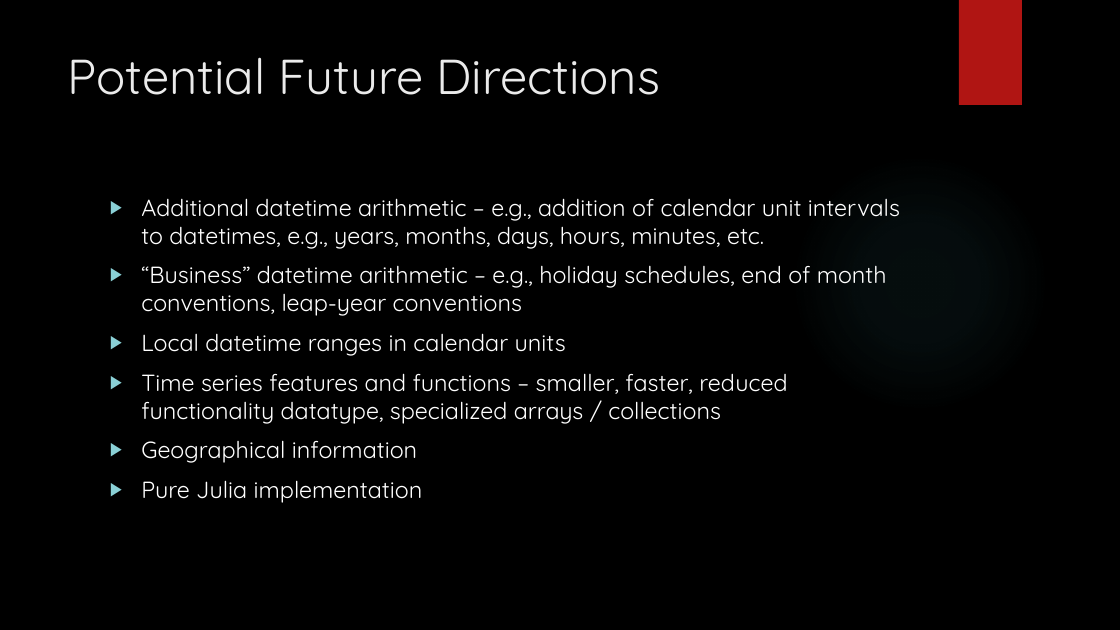
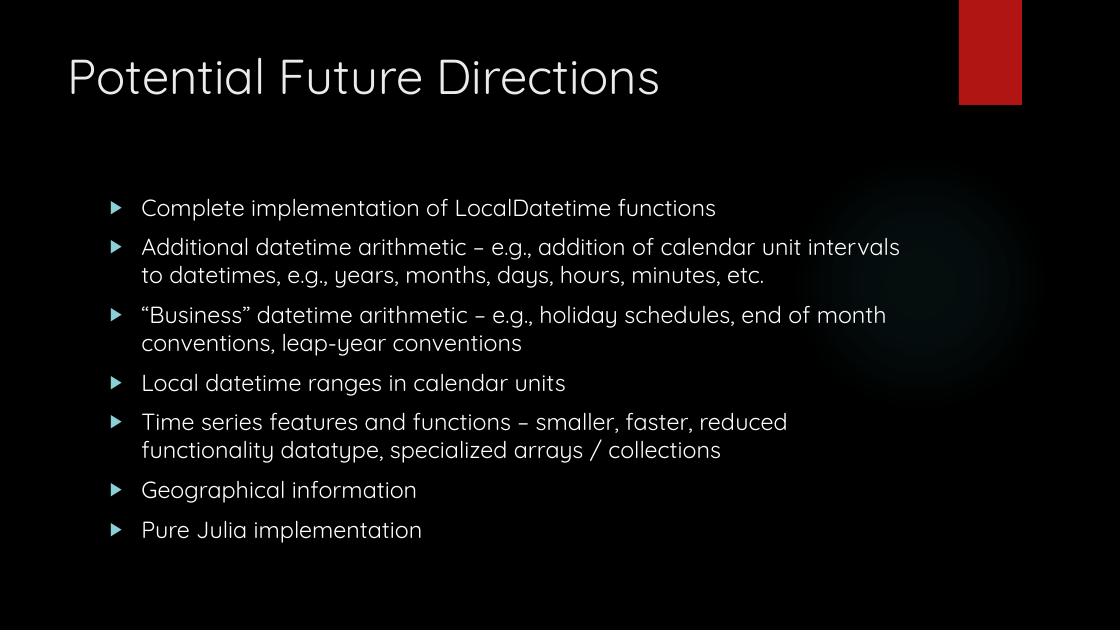
Before and after one commit to JayDweck/Ultimate-Datetime, a slide deck: slide 10 of Documents/JuliaCon 2019 Presentation.pptx (slide 9 before the commit). Drawn at 1120x630 pixels with LibreOffice and Linux fonts; fonts in the diff are those of the drawing; background and template pictures are left out. Boxes give left, top, right and bottom in pixels: in the first picture for what was removed or moved away, otherwise in the second. Text is boxed around its words. In the diff, an @@ line names an element or a change of style, - is before the commit and + after.

```diff
--- a/Documents/JuliaCon 2019 Presentation.pptx
+++ b/Documents/JuliaCon 2019 Presentation.pptx
@@ text at bbox=[141, 198, 716, 221]: paragraph added @@
+▶ Complete implementation of LocalDatetime functions
```
Also in this commit, not shown: 4 other slides changed, 1 slide added, 1 other file.
